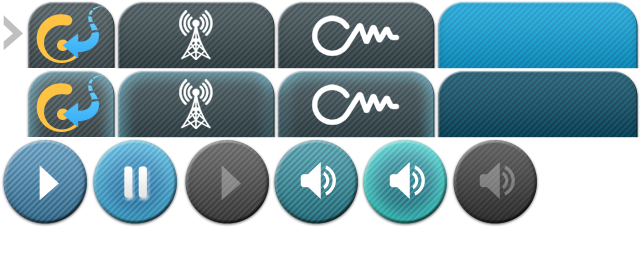
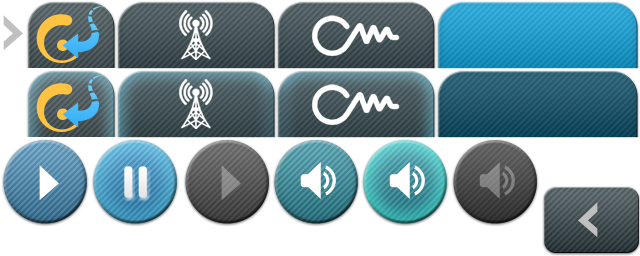
Layers edited between the first and the second 640x256 image:
added layer "play copy 3" above "Shape 23" over [578,202,598,238]
added layer "Shape 23" above "Color Fill 2 copy 2" over [544,187,639,253]
